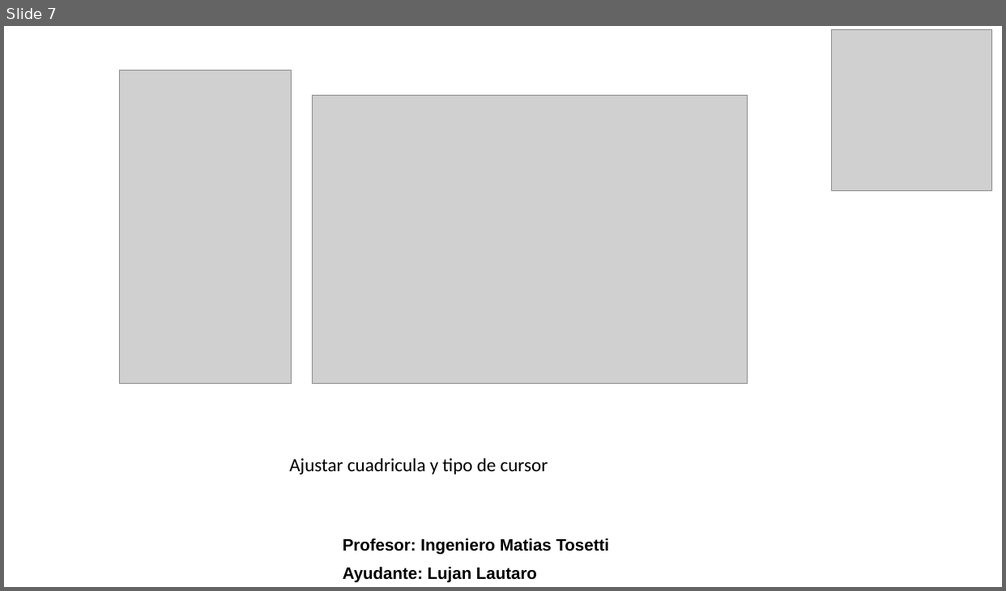
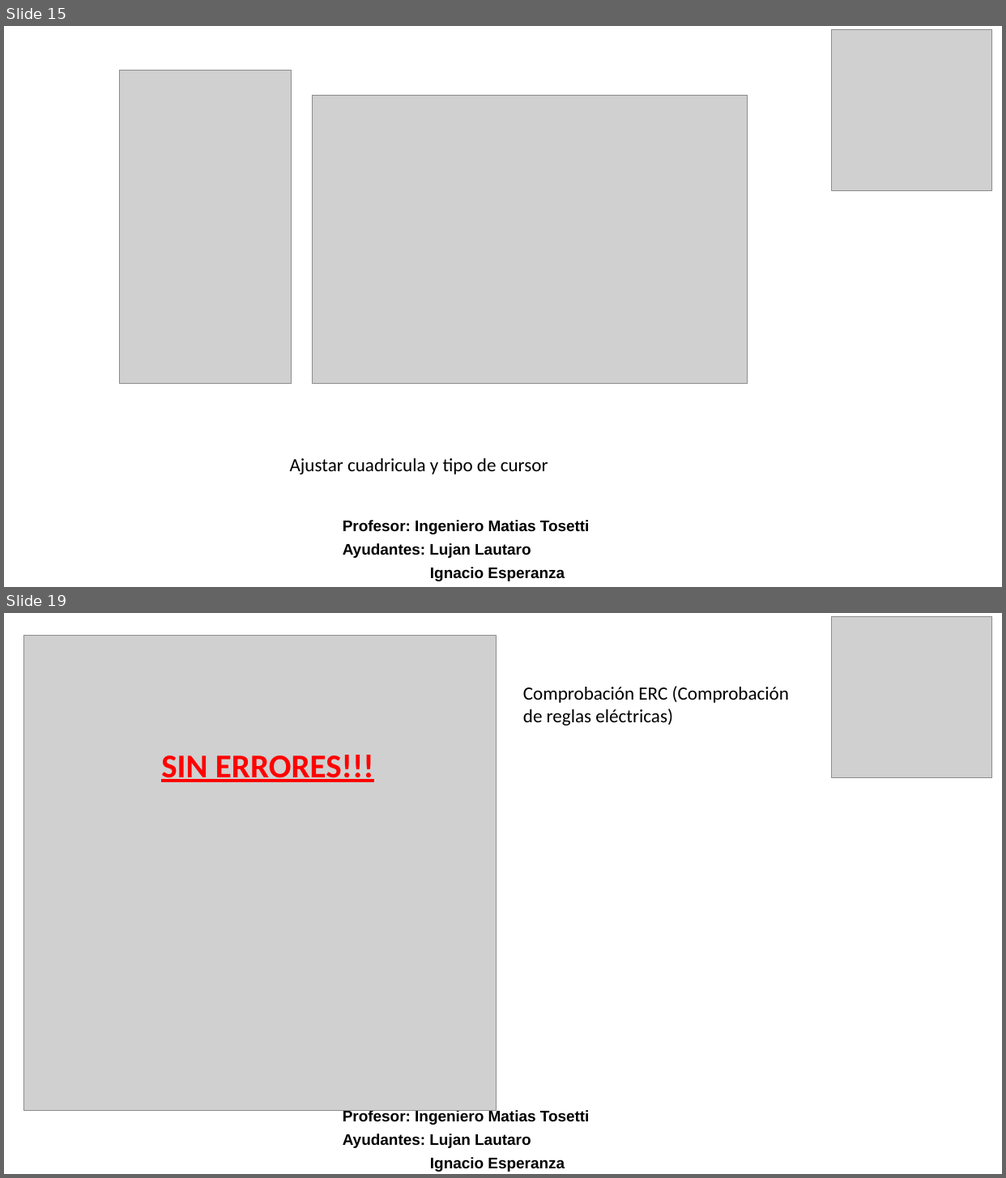
Before and after one commit to Lujham/Lab-de-Compu-1, a slide deck: Presentacion practica Lab de Compu 1.pptx. Shown one above the other, each under a label of ours: slide 7 before the commit, slides 15 and 19 after it; the slides between them are not shown. The pictures are 1006x591 and 1006x1178 pixels, drawn with LibreOffice and Linux fonts; fonts in the diff are those of the drawing; grey boxes stand for pictures. Boxes give left, top, right and bottom in pixels: in the first picture for what was removed or moved away, otherwise in the second. Text is boxed around its words. In the diff, an @@ line names an element or a change of style, - is before the commit and + after.

```diff
--- a/Presentacion practica Lab de Compu 1.pptx
+++ b/Presentacion practica Lab de Compu 1.pptx
@@ slide 19 added at bbox=[4, 613, 1002, 1174], background #FFFFFF @@
@@ picture added at bbox=[23, 636, 496, 1111] @@
@@ picture added at bbox=[831, 617, 992, 777] @@
@@ text added at bbox=[523, 686, 789, 726], 18 pt, text #000000 @@
+Comprobación ERC (Comprobación de reglas eléctricas)
@@ text added at bbox=[161, 755, 374, 782], 32 pt, text #FF0000, bold, underline @@
+SIN ERRORES!!!
@@ text added at bbox=[343, 1110, 590, 1172], 14.8 pt, text #000000, bold @@
+Profesor: Ingeniero Matias Tosetti
+Ayudantes: Lujan Lautaro
+Ignacio Esperanza
@@ what was slide 7 is now slide 15 @@
@@ slide 15 changed as well @@
@@ text "Profesor: Ingeniero Matias Tosetti": place and size @@
-text "Profesor: Ingeniero Matias Tosetti" at bbox=[343, 539, 610, 583]
+text "Profesor: Ingeniero Matias Tosetti" at bbox=[343, 520, 590, 582]
@@ text at bbox=[343, 520, 590, 535]: size 16 to 14.8 pt in "Profesor: Ingeniero Matias Tosetti"; line spacing 0.9 to 0.7; less space between paragraphs @@
@@ text at bbox=[343, 544, 565, 582]: text changed; size 16 to 14.8 pt @@
-Ayudante: Lujan Lautaro
+Ayudantes: Lujan Lautaro
+Ignacio Esperanza
```
Also in this commit, not shown: 15 other slides changed, 26 other slides added.
